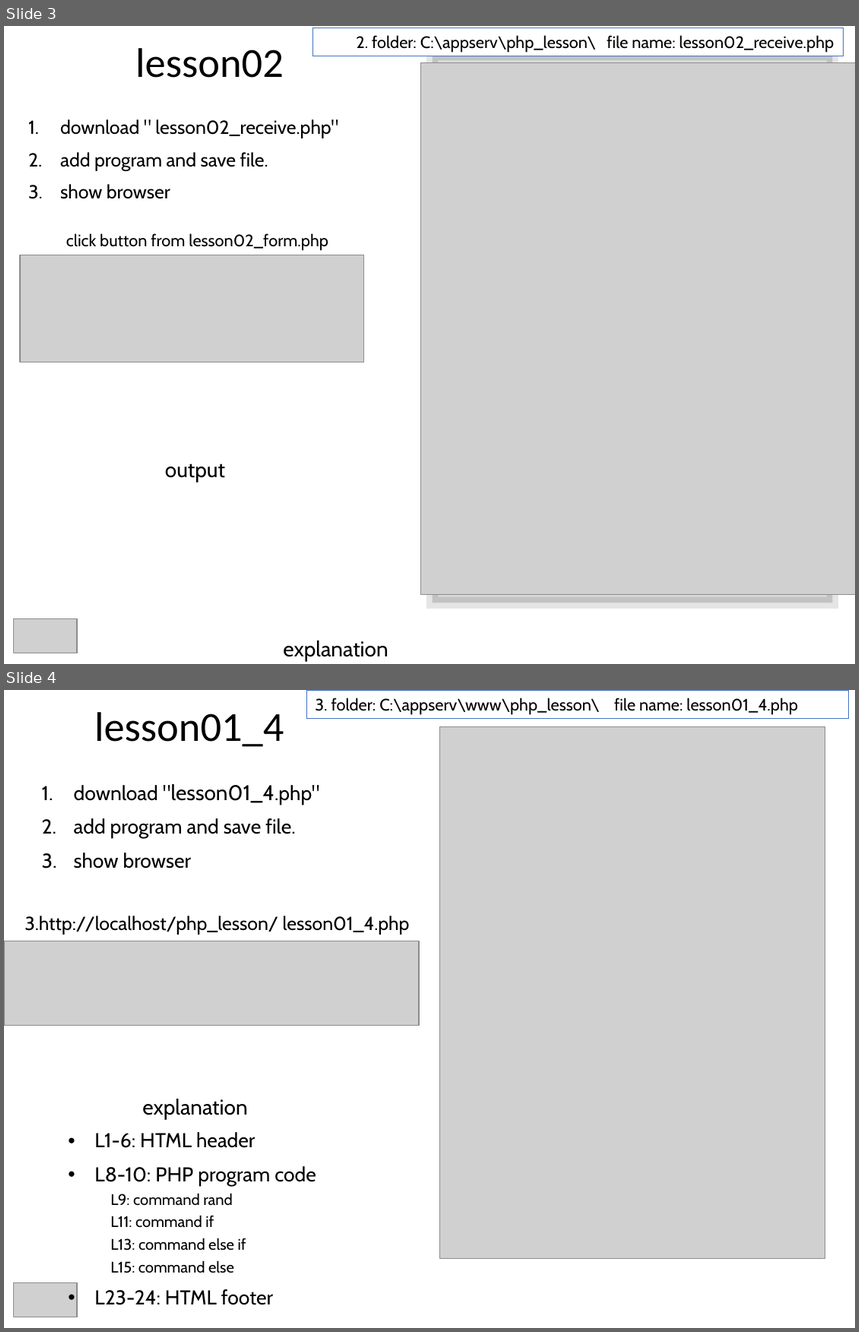
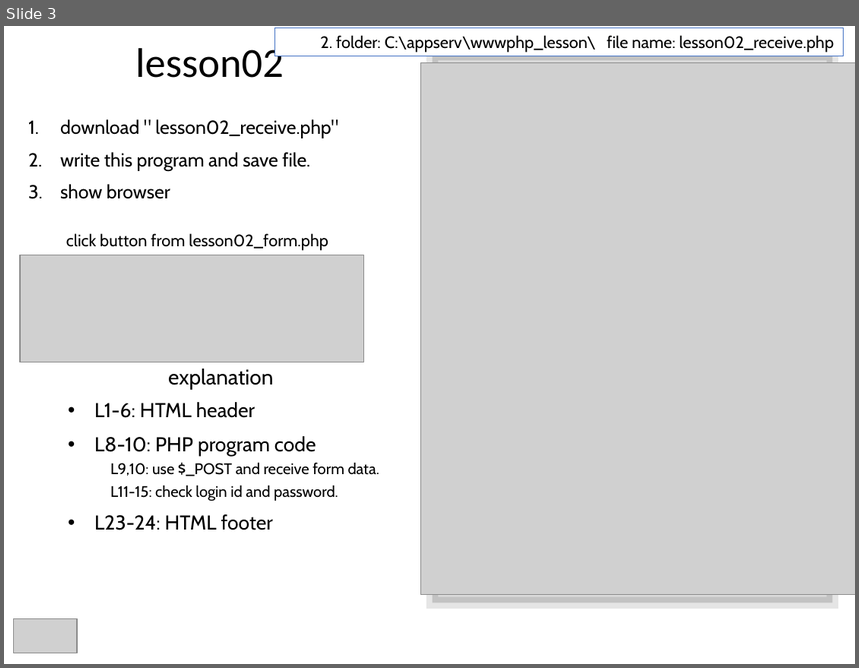
Before and after one commit to lastshogun13/php_lesson, a slide deck: ppt/lesson02.pptx. Shown one above the other, each under a label of ours: slides 3 and 4 before the commit, slide 3 after it. The pictures are 859x1332 and 859x668 pixels, drawn with LibreOffice and Linux fonts; fonts in the diff are those of the drawing; grey boxes stand for pictures. Boxes give left, top, right and bottom in pixels: in the first picture for what was removed or moved away, otherwise in the second. Text is boxed around its words. In the diff, an @@ line names an element or a change of style, - is before the commit and + after.

Commit message:
php_lesson

```diff
--- a/ppt/lesson02.pptx
+++ b/ppt/lesson02.pptx
@@ slide 4 removed at box(4, 690, 855, 1328), background #FFFFFF @@
@@ title removed at box(94, 712, 284, 747) @@
-lesson01_4
@@ rectangle removed at box(307, 690, 848, 719) @@
-3. folder: C:\appserv\www\php_lesson\ file name: lesson01_4.php
@@ picture removed at box(439, 726, 826, 1258) @@
@@ text removed at box(74, 784, 319, 869) @@
-1. download "lesson01_4.php"
-2. add program and save file.
-3. show browser
@@ text removed at box(25, 916, 410, 935) @@
-3.http://localhost/php_lesson/ lesson01_4.php
@@ picture removed at box(4, 941, 420, 1026) @@
@@ text removed at box(142, 1099, 247, 1119) @@
-explanation
@@ text removed at box(94, 1132, 316, 1306) @@
-• L1-6: HTML header
-• L8-10: PHP program code
-  L9: command rand
-  L11: command if
-  L13: command else if
-  L15: command else
-• L23-24: HTML footer
@@ picture removed at box(13, 1284, 77, 1317) @@
@@ slide 3 changed as well @@
@@ rectangle "2. folder: C:\appserv\wwwphp_lesson\ file name: ...": place and size @@
-rectangle "2. folder: C:\appserv\wwwphp_lesson\ file name: ..." at box(313, 28, 843, 56)
+rectangle "2. folder: C:\appserv\wwwphp_lesson\ file name: ..." at box(275, 28, 843, 56)
@@ text in rectangle at box(320, 35, 835, 52): text changed @@
-2. folder: C:\appserv\php_lesson\ file name: lesson02_receive.php
+2. folder: C:\appserv\wwwphp_lesson\ file name: lesson02_receive.php
@@ text at box(60, 152, 310, 170): text changed @@
-2. add program and save file.
+2. write this program and save file.
@@ text "explanation": place and size @@
-text "explanation" at box(283, 641, 388, 662)
+text "explanation" at box(168, 369, 273, 389)
@@ text added at box(94, 402, 379, 531), 13 pt, text #000000 @@
+• L1-6: HTML header
+• L8-10: PHP program code
+  L9,10: use $_POST and receive form data.
+  L11-15: check login id and password.
+• L23-24: HTML footer
@@ text removed at box(165, 464, 225, 483) @@
-output
```
Also in this commit, not shown: 2 other slides changed, 23 other files.
